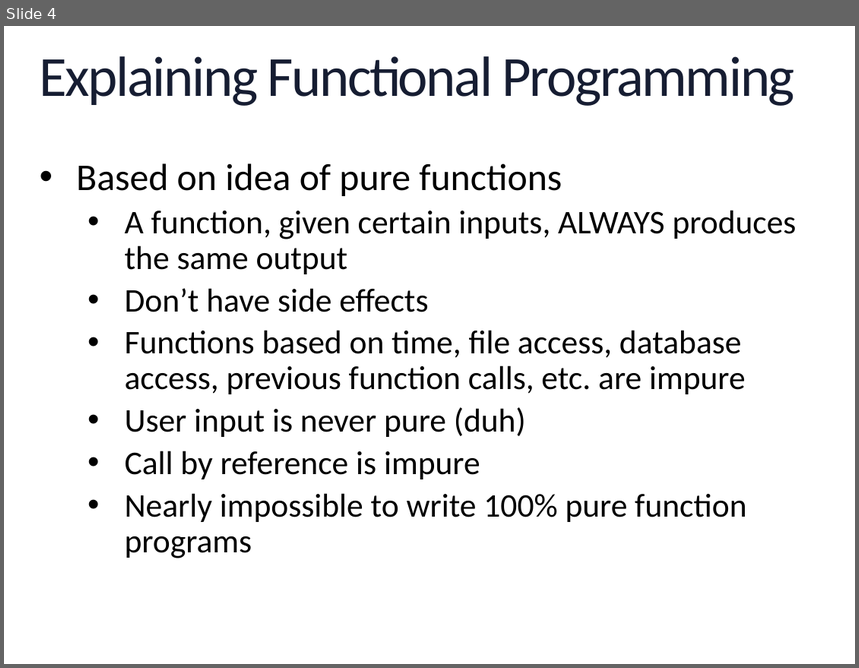
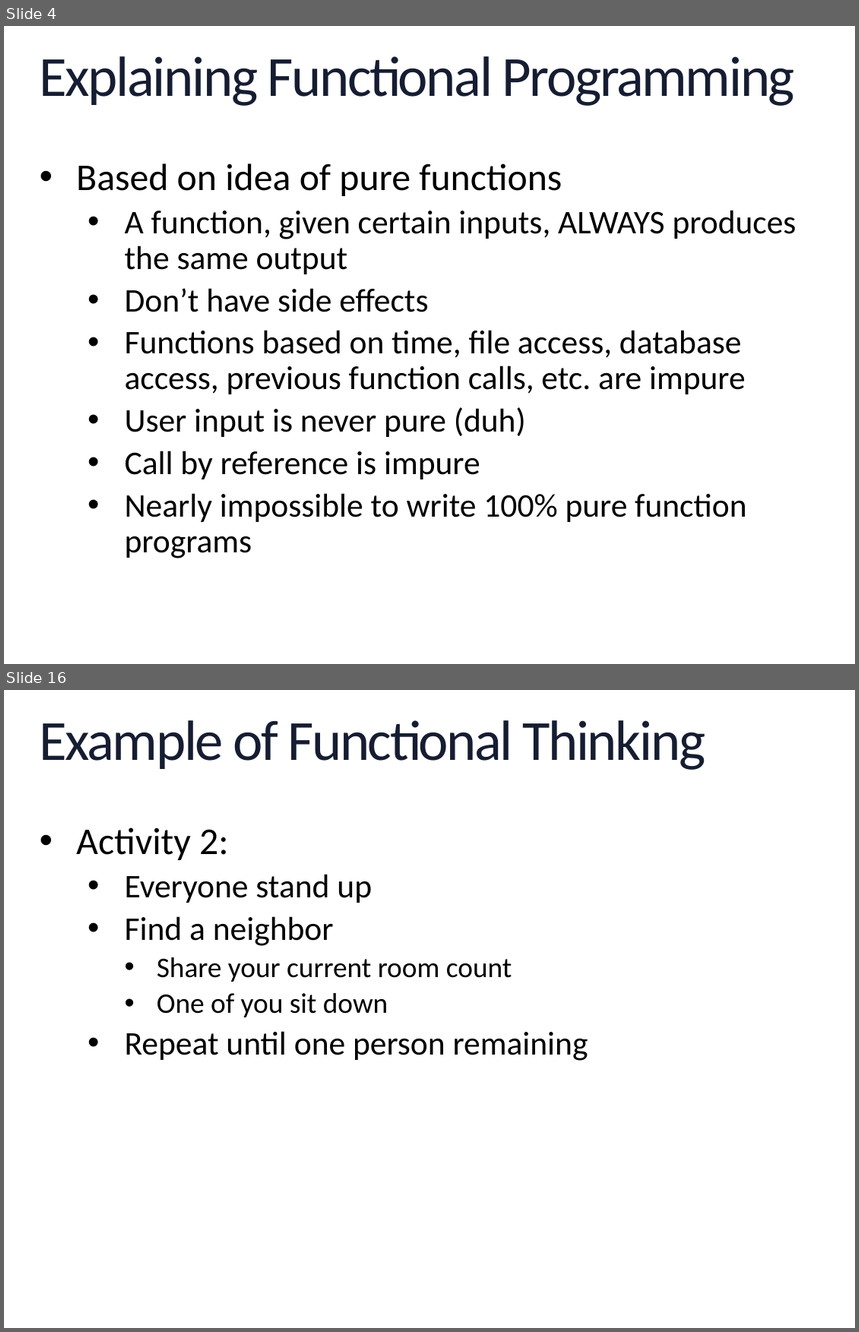
Before and after one commit to geekygirlsarah/talk-a_primer_on_functional_programming, a slide deck: A Primer on Functional Programming.pptx. Shown one above the other, each under a label of ours: slide 4 before the commit, slides 4 and 16 after it; the slides between them are not shown. The pictures are 859x668 and 859x1332 pixels, drawn with LibreOffice and Linux fonts; fonts in the diff are those of the drawing; background and template pictures are left out. Boxes give left, top, right and bottom in pixels: in the first picture for what was removed or moved away, otherwise in the second. Text is boxed around its words. In the diff, an @@ line names an element or a change of style, - is before the commit and + after.

```diff
--- a/A Primer on Functional Programming.pptx
+++ b/A Primer on Functional Programming.pptx
@@ slide 16 added at [4, 690, 855, 1328], background picture (left out); not listed: 1 template element that a slide beside it also shows @@
@@ title added at [40, 720, 705, 770], 48 pt, text gradient #2E59B0 to #161D32 to #000000 @@
+Example of Functional Thinking
@@ text added at [76, 828, 588, 1061], 28 pt, text #000000 @@
+• Activity 2:
+  • Everyone stand up
+  • Find a neighbor
+    • Share your current room count
+    • One of you sit down
+  • Repeat until one person remaining
```
Also in this commit, not shown: 1 slide changed, 22 other slides added.
